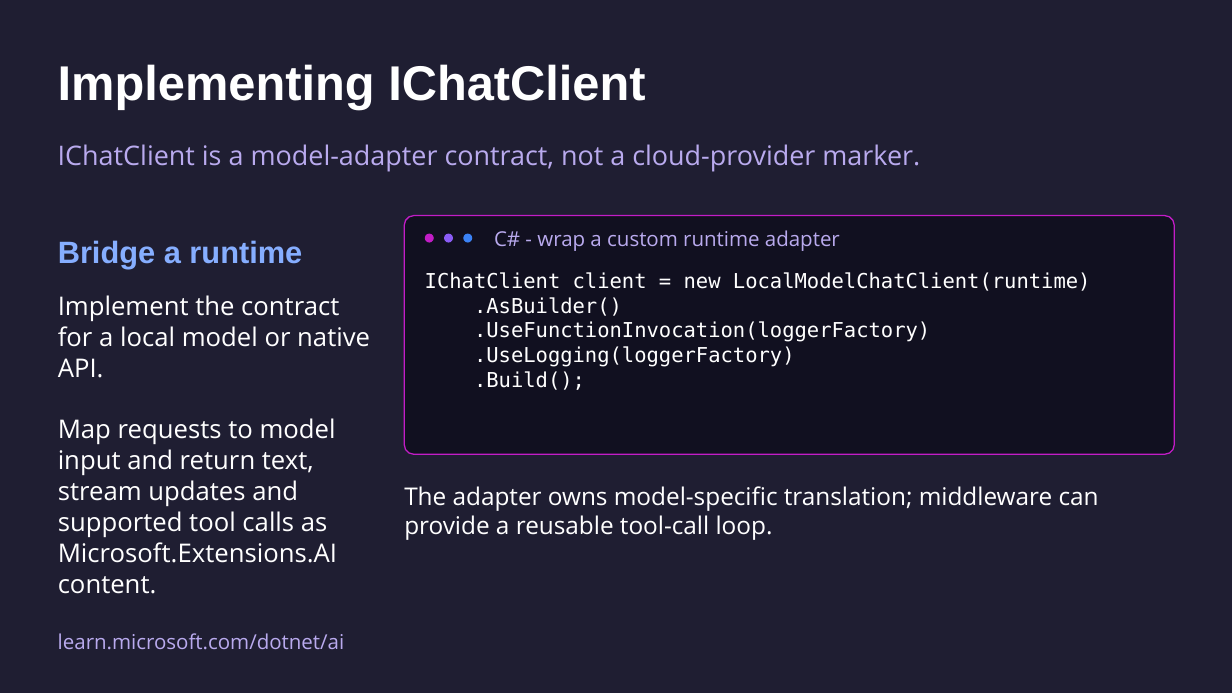
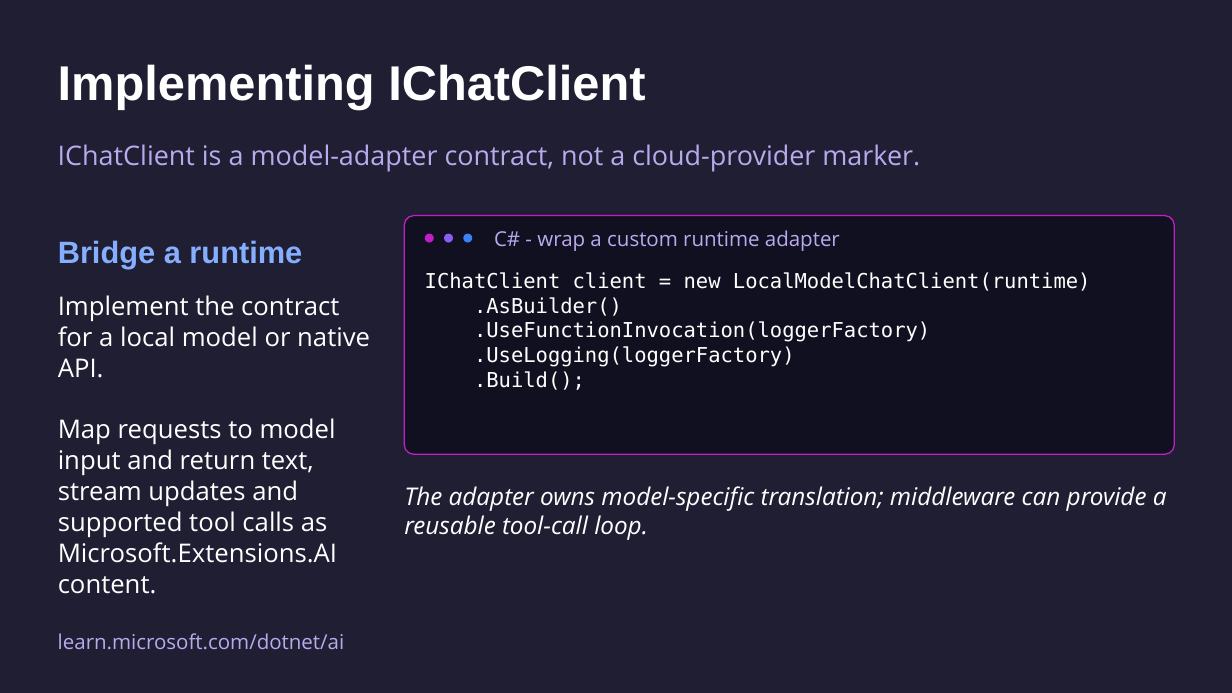
Before and after one commit to mattleibow/dotnetconf2026, a slide deck: slide 18 of slides.pptx. Drawn at 1232x693 pixels with LibreOffice and Linux fonts; fonts in the diff are those of the drawing. Boxes give left, top, right and bottom in pixels: in the first picture for what was removed or moved away, otherwise in the second. Text is boxed around its words. In the diff, an @@ line names an element or a change of style, - is before the commit and + after.

```diff
--- a/slides.pptx
+++ b/slides.pptx
@@ text "The adapter owns model-specific translation; ..." at <box>404,486,1167,540</box>: italic on @@
```
Also in this commit, not shown: 14 other slides changed.
